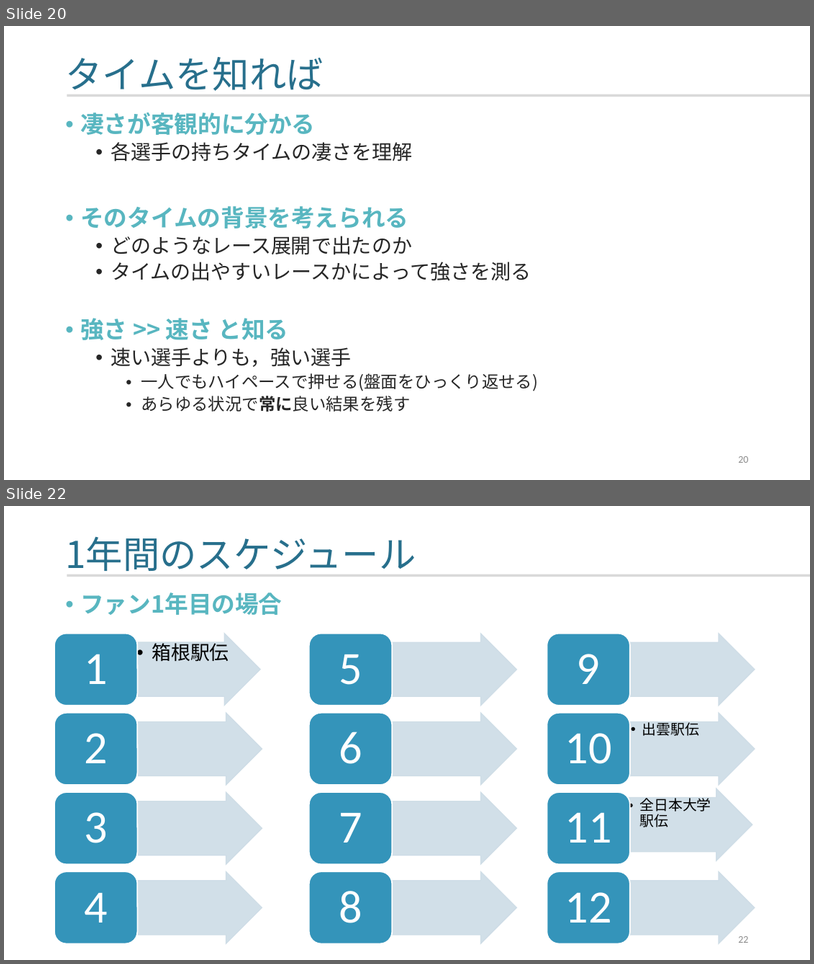
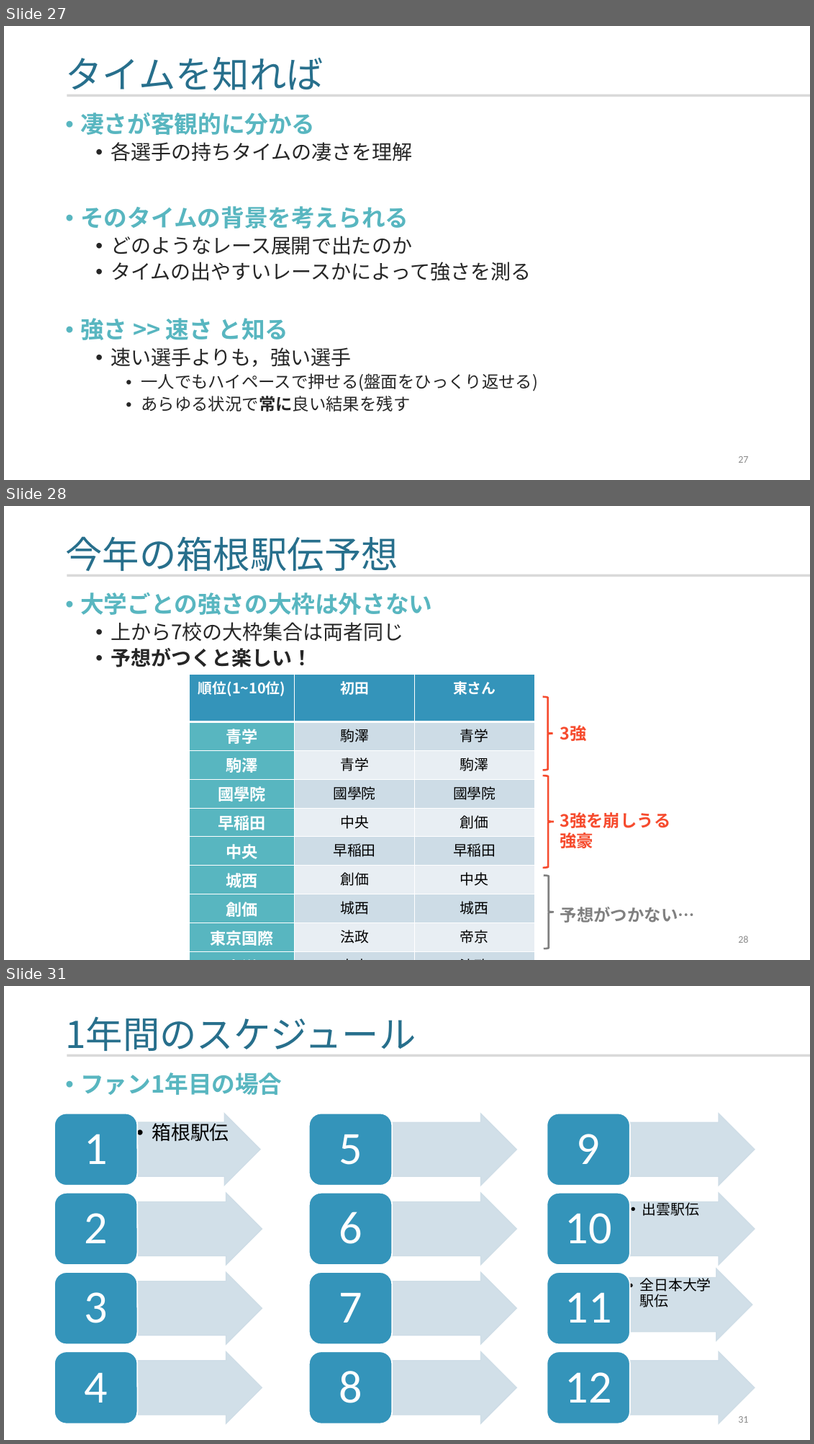
Before and after one commit to yamada-ai/java-prac, a slide deck: 2025_0131_箱根駅伝_aa.pptx. Shown one above the other, each under a label of ours: slides 20 and 22 before the commit, slides 27, 28 and 31 after it; the slides between them are not shown. The pictures are 814x964 and 814x1444 pixels, drawn with LibreOffice and Linux fonts; fonts in the diff are those of the drawing. Boxes give left, top, right and bottom in pixels: in the first picture for what was removed or moved away, otherwise in the second. Text is boxed around its words. In the diff, an @@ line names an element or a change of style, - is before the commit and + after.

```diff
--- a/2025_0131_箱根駅伝_aa.pptx
+++ b/2025_0131_箱根駅伝_aa.pptx
@@ slide 28 added at (x1=4, y1=506, x2=810, y2=960), background #FFFFFF; not listed: 1 template element that a slide beside it also shows @@
@@ title added at (x1=65, y1=536, x2=398, y2=571), 44 pt, text #276F8B @@
+今年の箱根駅伝予想
@@ text added at (x1=80, y1=592, x2=432, y2=667), 24 pt, text #262626, bold @@
+• 大学ごとの強さの大枠は外さない
+  • 上から7校の大枠集合は両者同じ
+  • 予想がつくと楽しい！
@@ table added at (x1=190, y1=674, x2=536, y2=948), 11 rows, 3 columns @@
+順位(1~10位) | 初田 | 東さん
+青学 | 駒澤 | 青学
+駒澤 | 青学 | 駒澤
+國學院 | 國學院 | 國學院
+早稲田 | 中央 | 創価
+中央 | 早稲田 | 早稲田
+城西 | 創価 | 中央
+創価 | 城西 | 城西
+東京国際 | 法政 | 帝京
+東洋 | 帝京 | 法政
+帝京 | 順天堂 | 大東大
@@ right brace added at (x1=543, y1=697, x2=553, y2=770), outline #F64B2E 2.25 pt @@
@@ text added at (x1=560, y1=725, x2=586, y2=741), 20 pt, text #F64B2E, bold @@
+3強
@@ right brace added at (x1=543, y1=775, x2=554, y2=867), outline #F64B2E 2.25 pt @@
@@ text added at (x1=560, y1=812, x2=671, y2=848), 20 pt, text #F64B2E, bold @@
+3強を崩しうる
+強豪
@@ right brace added at (x1=544, y1=875, x2=555, y2=948), outline #808080 2.25 pt @@
@@ text added at (x1=561, y1=906, x2=695, y2=922), 20 pt, text #808080, bold @@
+予想がつかない…
@@ page number added at (x1=738, y1=935, x2=748, y2=942), 12 pt, text #8C8C8C @@
+28
@@ what was slide 20 is now slide 27 @@
@@ page number at (x1=738, y1=456, x2=748, y2=462): text changed @@
-20
+27
@@ what was slide 22 is now slide 31 @@
@@ page number at (x1=738, y1=1416, x2=748, y2=1422): text changed @@
-22
+31
```
Also in this commit, not shown: 13 slides changed, 9 other slides added.
